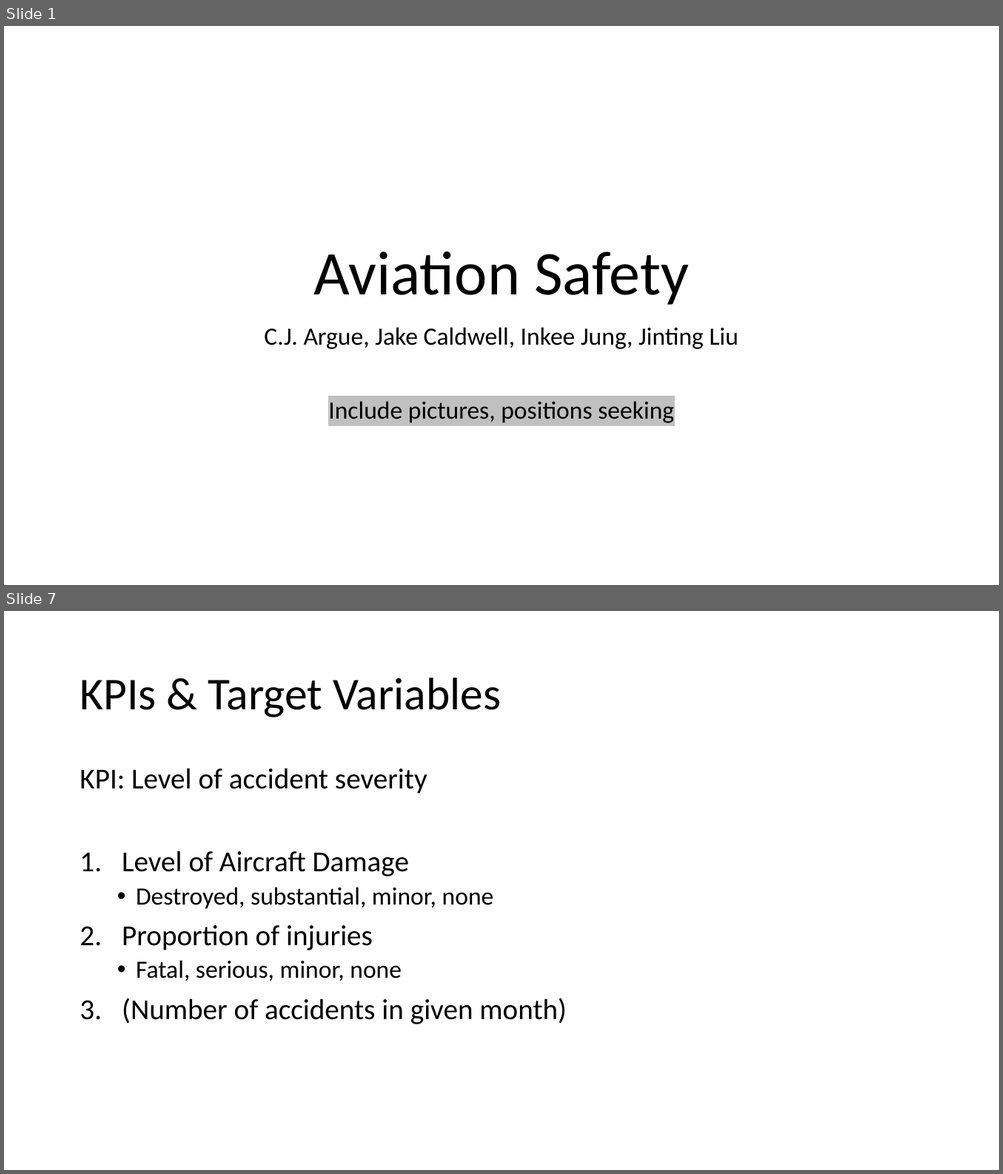
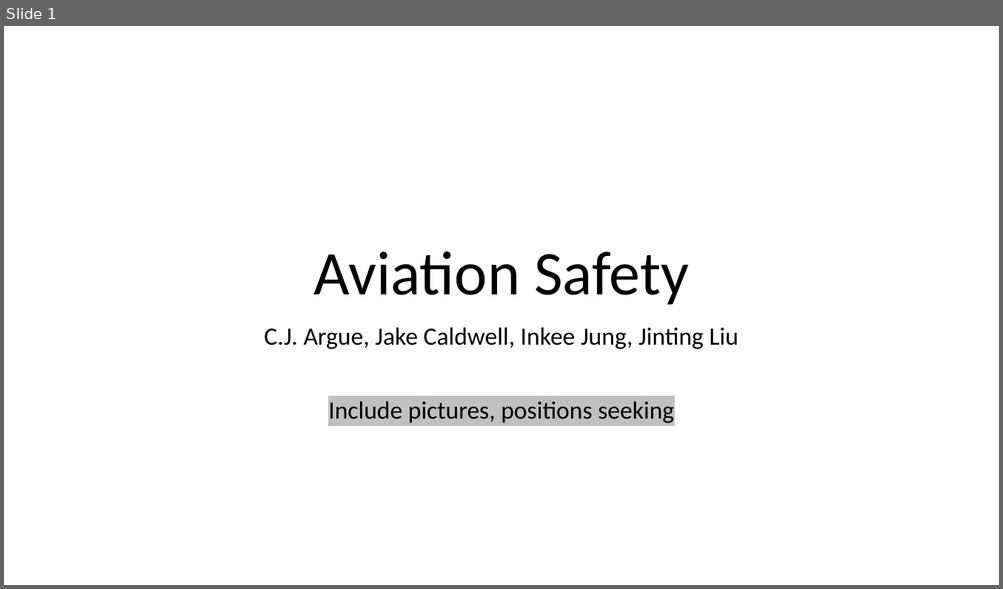
Before and after one commit to TheErdosInstitute-Summer2025-Project/aviation-project, a slide deck: deliverables/presentation_intro_problem_definition_data_collection.pptx. Shown one above the other, each under a label of ours: slides 1 and 7 before the commit, slide 1 after it; the slides between them are not shown. The pictures are 1003x1174 and 1003x589 pixels, drawn with LibreOffice and Linux fonts; fonts in the diff are those of the drawing. Boxes give left, top, right and bottom in pixels: in the first picture for what was removed or moved away, otherwise in the second. Text is boxed around its words. In the diff, an @@ line names an element or a change of style, - is before the commit and + after.

```diff
--- a/deliverables/presentation_intro_problem_definition_data_collection.pptx
+++ b/deliverables/presentation_intro_problem_definition_data_collection.pptx
@@ slide 7 removed at (x1=4, y1=611, x2=999, y2=1170), background #FFFFFF @@
@@ title removed at (x1=79, y1=678, x2=501, y2=718) @@
-KPIs & Target Variables
@@ text removed at (x1=79, y1=768, x2=566, y2=1025) @@
-KPI: Level of accident severity
-1. Level of Aircraft Damage
-  • Destroyed, substantial, minor, none
-2. Proportion of injuries
-  • Fatal, serious, minor, none
-3. (Number of accidents in given month)
```
Also in this commit, not shown: 2 slides changed, 2 slides added, 4 other slides removed.
